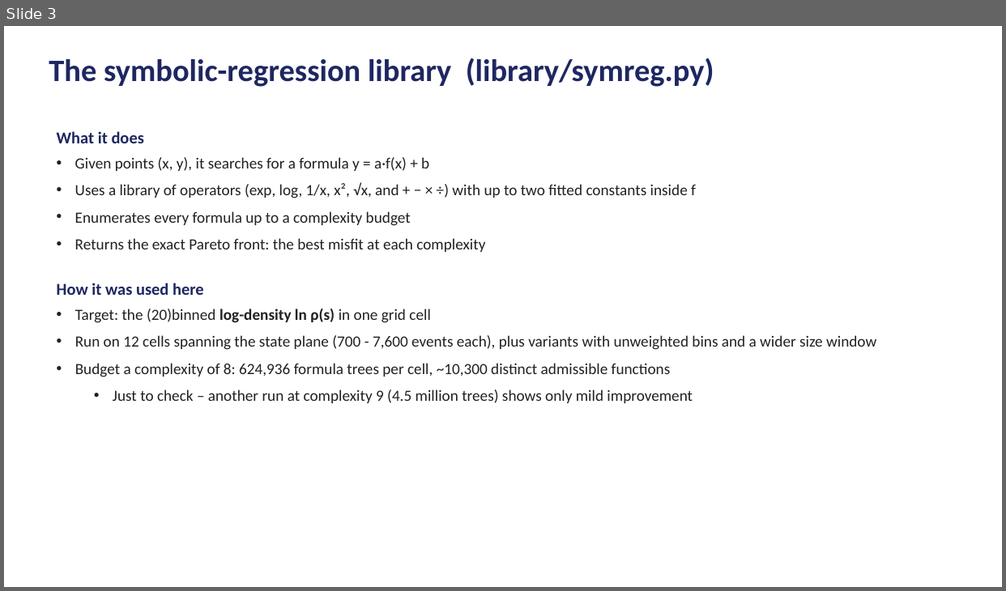
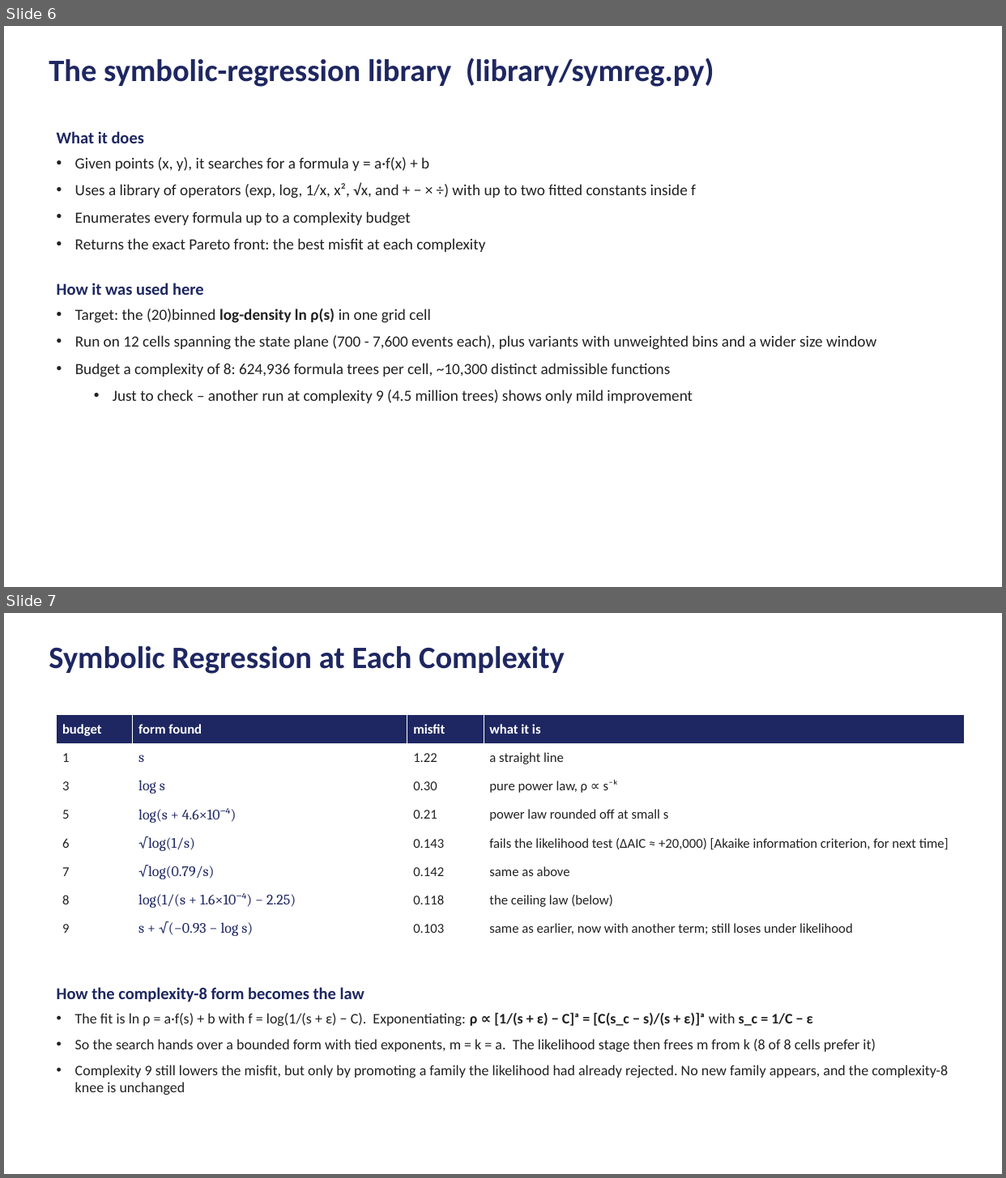
Before and after one commit to Samc73/SEEM, a slide deck: pipeline/deck_base.pptx. Shown one above the other, each under a label of ours: slide 3 before the commit, slides 6 and 7 after it. The pictures are 1006x591 and 1006x1178 pixels, drawn with LibreOffice and Linux fonts; fonts in the diff are those of the drawing. Boxes give left, top, right and bottom in pixels: in the first picture for what was removed or moved away, otherwise in the second. Text is boxed around its words. In the diff, an @@ line names an element or a change of style, - is before the commit and + after.

```diff
--- a/pipeline/deck_base.pptx
+++ b/pipeline/deck_base.pptx
@@ slide 7 added at (4, 613, 1002, 1174), background #FFFFFF @@
@@ text added at (49, 646, 565, 674), 30 pt, text #1E2761, bold @@
+Symbolic Regression at Each Complexity
@@ table added at (57, 715, 965, 943), 8 rows, 4 columns @@
+budget | form found | misfit | what it is
+1 | s | 1.22 | a straight line
+3 | log s | 0.30 | pure power law, ρ ∝ s⁻ᵏ
+5 | log(s + 4.6×10⁻⁴) | 0.21 | power law rounded off at small s
+6 | √log(1/s) | 0.143 | fails the likelihood test (ΔAIC ≈ +20,000) [Akaike information criterion, for next time]
+7 | √log(0.79/s) | 0.142 | same as above
+8 | log(1/(s + 1.6×10⁻⁴) − 2.25) | 0.118 | the ceiling law (below)
+9 | s + √(−0.93 − log s) | 0.103 | same as earlier, now with another term; still loses under likelihood
@@ text added at (57, 987, 948, 1095), 14 pt, text #212121 @@
+How the complexity-8 form becomes the law
+• The fit is ln ρ = a·f(s) + b with f = log(1/(s + ε) − C). Exponentiating: ρ ∝ [1/(s + ε) − C]ᵃ = [C(s_c − s)/(s + ε)]ᵃ with s_c = 1/C − ε
+• So the search hands over a bounded form with tied exponents, m = k = a. The likelihood stage then frees m from k (8 of 8 cells prefer it)
+• Complexity 9 still lowers the misfit, but only by promoting a family the likelihood had already rejected. No new family appears, and the complexity-8 knee is unchanged
@@ what was slide 3 is now slide 6 @@
```
Also in this commit, not shown: 1 slide changed, 4 other slides added, 8 other files.
